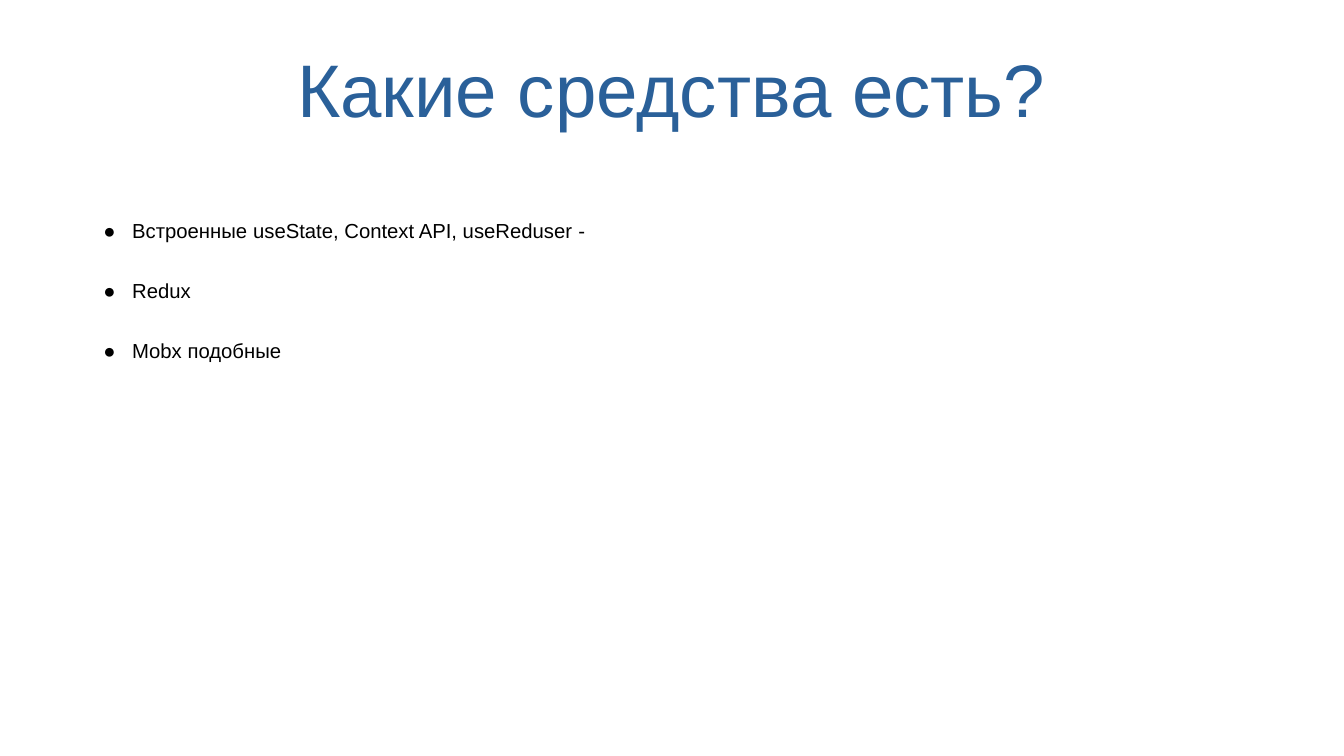
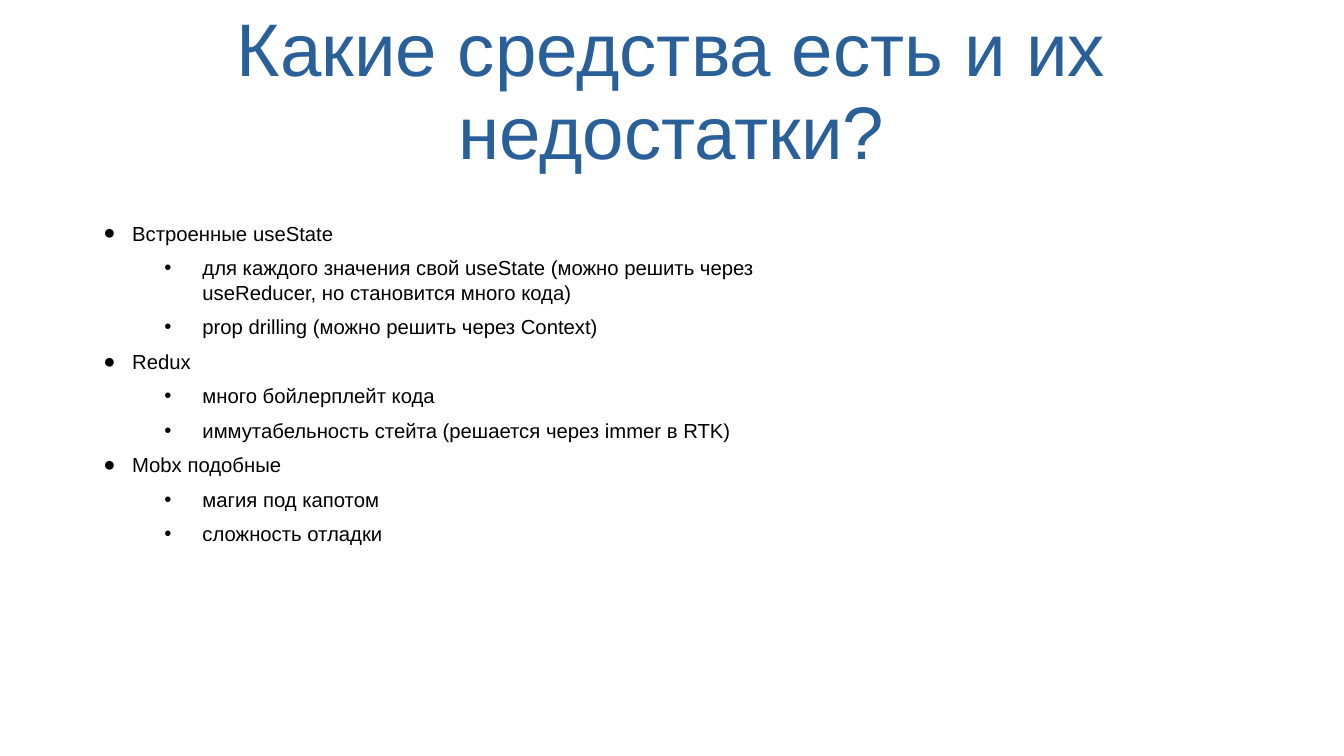
Before and after one commit to uzambara/react-signals, a slide deck: slide 2 of Преза/Преза.ppt. Drawn at 1344x756 pixels with LibreOffice and Linux fonts; fonts in the diff are those of the drawing. Boxes give left, top, right and bottom in pixels: in the first picture for what was removed or moved away, otherwise in the second. Text is boxed around its words. In the diff, an @@ line names an element or a change of style, - is before the commit and + after.

```diff
--- a/Преза/Преза.ppt
+++ b/Преза/Преза.ppt
@@ text at (x1=237, y1=24, x2=1105, y2=173): text changed @@
-Какие средства есть?
+Какие средства есть и их недостатки?
@@ text at (x1=132, y1=226, x2=753, y2=339): text changed @@
-● Встроенные useState, Context API, useReduser -
+● Встроенные useState
+  • для каждого значения свой useState (можно решить через useReducer, но становится много кода)
+  • prop drilling (можно решить через Context)
@@ text at (x1=132, y1=354, x2=282, y2=476): line spacing 0.93 to 1; less space between paragraphs @@
@@ text at (x1=202, y1=388, x2=730, y2=443): paragraphs added @@
+  • много бойлерплейт кода
+  • иммутабельность стейта (решается через immer в RTK)
@@ text at (x1=202, y1=496, x2=382, y2=545): paragraphs added @@
+  • магия под капотом
+  • сложность отладки
```
Also in this commit, not shown: 1 slide removed, 15 other files.
